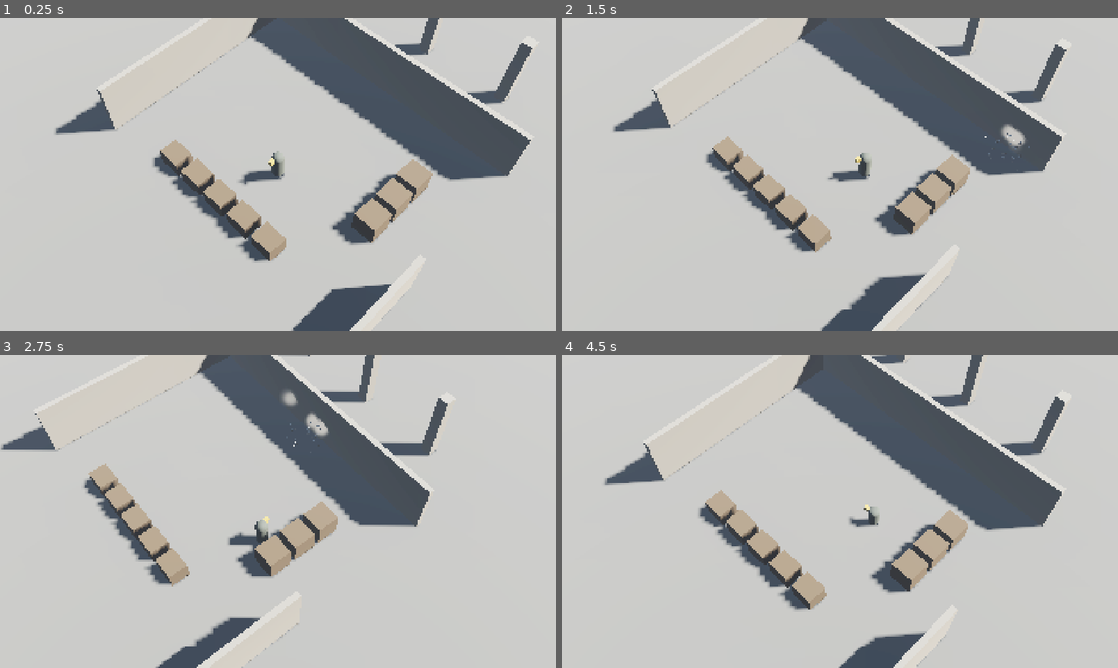
Above: before the commit, frames 1-4 (two rows, left to right).
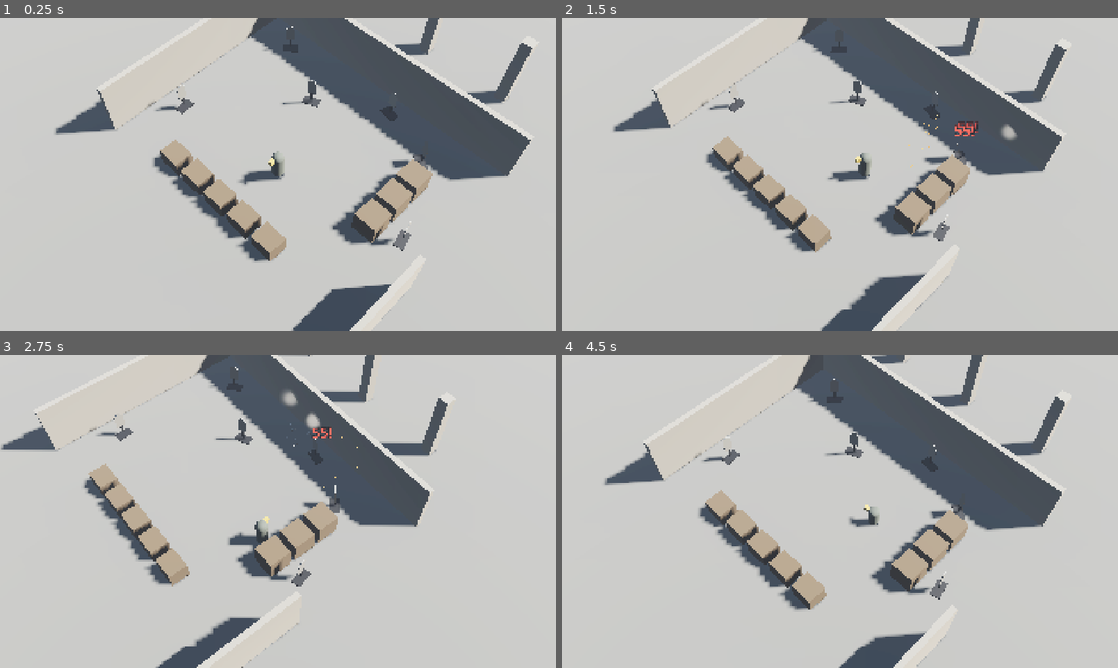
Above: after the commit, the same moments.

Repository: Shecter8ght/ring-godot
Game: Godot game, scene res://scenes/levels/test_range.tscn
Two runs of this game, one before a commit and one after it. Both use one fixed random seed, a clock stepped at 60 frames per second and the inputs below. This scene is started directly instead of the project's main scene.
Inputs (mouse positions are in pixels of both pictures, inside the frame that each line leads up to):
- Up to frame 1 (0.25 s): no input
- Up to frame 2 (1.5 s): move the mouse to (962, 158) at 0.52 s; press the mouse at (962, 158) at 0.53 s; hold D (move_right) 0.53-1.28 s; move the mouse to (728, 190) at 1.27 s; release the mouse at (728, 190) at 1.28 s; hold S (move_back) from 1.28 s (still down); right-click (728, 190) at 1.35 s
- Up to frame 3 (2.75 s): click (166, 527) at 1.55 s; move the mouse to (333, 442) at 2.02 s; release S (move_back) at 2.03 s; press the mouse at (333, 442) at 2.03 s; hold D (move_right) from 2.03 s (still down); tap Q (camera_left) at 2.1 s
- Up to frame 4 (4.5 s): move the mouse to (812, 574) at 2.77 s; release D (move_right) at 2.78 s; release the mouse at (812, 574) at 2.78 s; hold W (move_forward) 2.78-3.53 s; tap E (camera_right) at 2.85 s; click (812, 574) at 3.05 s; move the mouse to (1006, 558) at 3.52 s; press the mouse at (1006, 558) at 3.53 s; hold A (move_left) from 3.53 s (still down); tap C (crouch) at 3.6 s; tap R (reload) at 4.15 s; move the mouse to (673, 464) at 4.27 s; release the mouse at (673, 464) at 4.28 s; click (673, 464) at 4.35 s

The runs differ from the first frame. In frame 1, 0.8% of the frame differs, in the area x 26-77%, y 2-75%; in frame 2, 1.1%, in the area x 25-88%, y 7-97%; in frame 3, 1.0%; in frame 4, 0.8%.

Commit message:
combat: тир с мишенями-попперами, отдача, тряска камеры, хитмаркер, цифры урона
Co-Authored-By: Claude Opus 5.5 <noreply@anthropic.com>

Diff:
--- a/src/combat/hitscan.gd
+++ b/src/combat/hitscan.gd
@@ -22,6 +22,8 @@
 		var h := (body as Node).get_node_or_null("Health") as Health
 		if h:
 			h.apply_or_request_damage(damage, from)
+		if body is Target:
+			(body as Target).on_hit(hit.position, d, damage)
 	ImpactFx.spawn_hit(hit, d)
 	return hit
 
--- a/src/combat/surfaces.gd
+++ b/src/combat/surfaces.gd
@@ -26,6 +26,8 @@
 	var body: Object = hit.get("collider")
 	if body == null:
 		return "concrete"
+	if body is Target:
+		return "metal"
 	if body is Marauder or body is Player:
 		return "flesh"
 	var node := body as Node
--- /dev/null
+++ b/src/combat/target.gd
@@ -0,0 +1,117 @@
+class_name Target
+extends StaticBody3D
+## Мишень-«поппер»: стальной силуэт на петле у основания. Попадание откидывает его назад,
+## пружина возвращает; в голову — заваливается и встаёт через паузу. Над точкой попадания
+## всплывает урон. Для тренировки стрельбы: не стреляет, не ходит, не умирает.
+
+signal hit(damage: float, head: bool)
+
+@export var head_height: float = 1.55
+
+var _swing: float = 0.0
+var _swing_vel: float = 0.0
+var _down_timer: float = 0.0
+var _plate: Node3D
+var _mat: StandardMaterial3D
+var _flash: float = 0.0
+
+
+func _ready() -> void:
+	add_to_group("shootable")
+	collision_layer = Hitscan.LAYER_MARAUDER
+	collision_mask = 0
+	_mat = StandardMaterial3D.new()
+	_mat.albedo_color = Color(0.72, 0.7, 0.66)
+	_mat.metallic = 0.6
+	_mat.roughness = 0.45
+	_mat.emission_enabled = true
+	_mat.emission = Color(1.0, 0.55, 0.2)
+	_mat.emission_energy_multiplier = 0.0
+	var post_mat := StandardMaterial3D.new()
+	post_mat.albedo_color = Color(0.18, 0.18, 0.19)
+	post_mat.metallic = 0.7
+	post_mat.roughness = 0.5
+	_part(self, Vector3(0, 0.03, 0), Vector3(0.9, 0.06, 0.5), post_mat)
+	# Плита качается на петле у основания — всё тело силуэта внутри _plate.
+	_plate = Node3D.new()
+	_plate.position = Vector3(0, 0.1, 0)
+	add_child(_plate)
+	_part(_plate, Vector3(0, 0.35, 0), Vector3(0.12, 0.5, 0.04), post_mat)
+	_part(_plate, Vector3(0, 1.0, 0), Vector3(0.5, 0.8, 0.03), _mat)
+	_part(_plate, Vector3(0, 1.45, 0), Vector3(0.3, 0.12, 0.03), _mat)
+	var head := MeshInstance3D.new()
+	var sph := CylinderMesh.new()
+	sph.top_radius = 0.13
+	sph.bottom_radius = 0.13
+	sph.height = 0.03
+	head.mesh = sph
+	head.rotation.x = PI * 0.5
+	head.position = Vector3(0, head_height - 0.1, 0)
+	head.material_override = _mat
+	_plate.add_child(head)
+	# Коллайдер — по силуэту, неподвижный: попадания считаются по стоячей мишени.
+	var cs := CollisionShape3D.new()
+	var box := BoxShape3D.new()
+	box.size = Vector3(0.5, 1.6, 0.2)
+	cs.shape = box
+	cs.position = Vector3(0, 0.95, 0)
+	add_child(cs)
+
+
+func _part(parent: Node3D, at: Vector3, size: Vector3, mat: Material) -> void:
+	var mi := MeshInstance3D.new()
+	var bm := BoxMesh.new()
+	bm.size = size
+	mi.mesh = bm
+	mi.position = at
+	mi.material_override = mat
+	parent.add_child(mi)
+
+
+## Зовёт Hitscan: точка попадания, направление пули, урон.
+func on_hit(point: Vector3, dir: Vector3, damage: float) -> void:
+	var head := point.y - global_position.y >= head_height - 0.25
+	var dmg := damage * (Balance.TARGET_HEAD_MULT if head else 1.0)
+	# Толчок — в сторону полёта пули относительно лица мишени (+Z узла).
+	var side := signf(-dir.dot(global_basis.z)) if absf(dir.dot(global_basis.z)) > 0.05 else 1.0
+	if head:
+		_down_timer = Balance.TARGET_DOWN_SEC
+		_swing_vel += side * -Balance.TARGET_KNOCK * 3.0
+	else:
+		_swing_vel += side * -Balance.TARGET_KNOCK
+	_flash = 1.0
+	_spawn_number(point, dmg, head)
+	hit.emit(dmg, head)
+
+
+func _physics_process(delta: float) -> void:
+	var rest := 0.0
+	if _down_timer > 0.0:
+		_down_timer -= delta
+		rest = -deg_to_rad(80.0) * signf(_swing if _swing != 0.0 else -1.0)
+	# Пружина с затуханием к положению покоя.
+	var acc := (rest - _swing) * Balance.TARGET_SPRING - _swing_vel * Balance.TARGET_DAMP
+	_swing_vel += acc * delta
+	_swing = clampf(_swing + _swing_vel * delta, -deg_to_rad(85.0), deg_to_rad(85.0))
+	_plate.rotation.x = _swing
+	_flash = maxf(0.0, _flash - delta * 6.0)
+	_mat.emission_energy_multiplier = _flash * 2.5
+
+
+## Всплывающая цифра урона: жёлтая по телу, красная и крупнее — в голову.
+func _spawn_number(at: Vector3, dmg: float, head: bool) -> void:
+	var l := Label3D.new()
+	l.text = ("%d!" if head else "%d") % int(round(dmg))
+	l.font_size = 72 if head else 52
+	l.pixel_size = 0.01
+	l.billboard = BaseMaterial3D.BILLBOARD_ENABLED
+	l.no_depth_test = true
+	l.shaded = false
+	l.outline_size = 12
+	l.modulate = Color(1.0, 0.25, 0.2) if head else Color(1.0, 0.9, 0.4)
+	get_tree().current_scene.add_child(l)
+	l.global_position = at + Vector3(randf_range(-0.15, 0.15), 0.2, 0)
+	var tw := l.create_tween().set_parallel(true)
+	tw.tween_property(l, "global_position:y", l.global_position.y + 1.0, 0.7).set_ease(Tween.EASE_OUT).set_trans(Tween.TRANS_CUBIC)
+	tw.tween_property(l, "modulate:a", 0.0, 0.7).set_delay(0.25)
+	tw.chain().tween_callback(l.queue_free)
--- a/src/core/balance.gd
+++ b/src/core/balance.gd
@@ -45,6 +45,24 @@
 const AMBIENT_ENERGY := 0.35
 const FOG_DENSITY := 0.005
 
+# --- Ощущение выстрела ---
+## Тряска камеры от своего выстрела и от попадания по тебе (м смещения), затухание 1/с.
+const SHOT_SHAKE := 0.12
+const HURT_SHAKE := 0.35
+const SHAKE_DECAY := 9.0
+## Отдача: подброс ствола (корпуса) вверх, рад, и возврат, 1/с.
+const RECOIL_KICK := 0.12
+const RECOIL_RETURN := 14.0
+## Хитмаркер у курсора, с.
+const HITMARKER_SEC := 0.14
+
+# --- Мишени-попперы ---
+const TARGET_HEAD_MULT := 2.5
+const TARGET_KNOCK := 6.0
+const TARGET_SPRING := 90.0
+const TARGET_DAMP := 9.0
+const TARGET_DOWN_SEC := 1.6
+
 # --- Двери ---
 ## Скорость распахивания створки (чем больше, тем резче), 1/с.
 const DOOR_SWING_SPEED := 7.0
--- a/src/player/camera_rig.gd
+++ b/src/player/camera_rig.gd
@@ -7,6 +7,10 @@
 
 var _distance: float = Balance.CAMERA_DISTANCE
 var _target: Node3D
+var _shake: float = 0.0
+var _hitmarker: Control
+var _hitmarker_t: float = 0.0
+var _rng := RandomNumberGenerator.new()
 
 @onready var _pivot: Node3D = $Pivot
 @onready var _camera: Camera3D = $Pivot/Camera3D
@@ -19,6 +23,38 @@
 	_camera.fov = Balance.CAMERA_FOV
 	if target_path != NodePath():
 		_target = get_node(target_path)
+	_build_hitmarker()
+
+
+## Толчок камеры (выстрел, попадание по тебе); складывается и затухает сам.
+func add_shake(amount: float) -> void:
+	_shake = minf(_shake + amount, 1.0)
+
+
+## Крестик у курсора: попал; kill — крупнее и красный (голова/добил).
+func show_hitmarker(kill: bool) -> void:
+	_hitmarker_t = Balance.HITMARKER_SEC * (1.6 if kill else 1.0)
+	_hitmarker.modulate = Color(1.0, 0.25, 0.2) if kill else Color(1, 1, 1)
+	_hitmarker.scale = Vector2.ONE * (1.5 if kill else 1.0)
+
+
+func _build_hitmarker() -> void:
+	var layer := CanvasLayer.new()
+	layer.layer = 10
+	add_child(layer)
+	_hitmarker = Control.new()
+	_hitmarker.mouse_filter = Control.MOUSE_FILTER_IGNORE
+	_hitmarker.visible = false
+	layer.add_child(_hitmarker)
+	for ang in [45.0, 135.0, 225.0, 315.0]:
+		var r := ColorRect.new()
+		r.color = Color(1, 1, 1)
+		r.size = Vector2(10, 2)
+		r.position = Vector2(6, -1)
+		r.pivot_offset = Vector2(-6, 1)
+		r.rotation_degrees = ang
+		r.mouse_filter = Control.MOUSE_FILTER_IGNORE
+		_hitmarker.add_child(r)
 
 
 func set_target(node: Node3D) -> void:
@@ -44,6 +80,15 @@
 		if _target == null:
 			return
 	_camera.position.z = lerpf(_camera.position.z, _distance, minf(1.0, 6.0 * delta))
+	# Тряска — смещение камеры в её плоскости; квадрат силы, чтобы мелкие толчки были мягкими.
+	_shake = maxf(0.0, _shake - Balance.SHAKE_DECAY * _shake * delta - 0.01 * delta)
+	var s := _shake * _shake * 4.0
+	_camera.position.x = _rng.randf_range(-s, s)
+	_camera.position.y = _rng.randf_range(-s, s)
+	_hitmarker_t -= delta
+	_hitmarker.visible = _hitmarker_t > 0.0
+	if _hitmarker.visible:
+		_hitmarker.position = get_viewport().get_mouse_position()
 	SectorMaterials.set_cutaway_distance(_camera.position.z * Balance.CAMERA_CUTAWAY_NEAR, _camera.position.z * Balance.CAMERA_CUTAWAY_FAR)
 	var cursor := cursor_on_ground()
 	var lead := (cursor - _target.global_position) * Balance.CAMERA_CURSOR_LEAD
@@ -67,7 +112,7 @@
 	var dir := _camera.project_ray_normal(mouse)
 	var query := PhysicsRayQueryParameters3D.create(from, from + dir * 200.0, Hitscan.LAYER_WORLD | Hitscan.LAYER_MARAUDER | Hitscan.LAYER_DOOR)
 	var hit := get_world_3d().direct_space_state.intersect_ray(query)
-	if hit.is_empty() or not (hit.collider as Node).is_in_group("marauders"):
+	if hit.is_empty() or not ((hit.collider as Node).is_in_group("marauders") or (hit.collider as Node).is_in_group("shootable")):
 		return Vector3.ZERO
 	return hit.position
 
--- a/src/player/player.gd
+++ b/src/player/player.gd
@@ -19,6 +19,8 @@
 var fire_timer: float = 0.0
 var reload_timer: float = 0.0
 var _step_timer: float = 0.0
+## Текущий подброс корпуса от отдачи, рад — гаснет к нулю.
+var _recoil: float = 0.0
 var _rng := RandomNumberGenerator.new()
 
 @onready var _capsule: CollisionShape3D = $Capsule
@@ -33,6 +35,9 @@
 	_rng.randomize()
 	health.max_hp = Balance.PLAYER_HP
 	health.hp = health.max_hp
+	health.damaged.connect(func(_a: float, _f: Vector3) -> void:
+		if is_local() and _camera_rig is CameraRig:
+			(_camera_rig as CameraRig).add_shake(Balance.HURT_SHAKE))
 	_muzzle.visible = false
 	_apply_stance()
 	# Слушаем мир из своей позиции, а не из камеры в 28 м над головой.
@@ -88,6 +93,8 @@
 	move_and_slide()
 	_face_cursor(delta)
 	_footsteps(delta)
+	_recoil = move_toward(_recoil, 0.0, Balance.RECOIL_RETURN * _recoil * delta + 0.02 * delta)
+	_body.rotation.x = -_recoil
 
 
 ## Шаги слышны AI: радиус по стойке и бегу, только пока реально движемся.
@@ -143,6 +150,15 @@
 		var hit := Hitscan.fire(get_world_3d(), from, dir.normalized(), spread, float(Balance.PISTOL.range_m),
 			Hitscan.LAYER_WORLD | Hitscan.LAYER_DOOR | Hitscan.LAYER_MARAUDER, float(Balance.PISTOL.damage), exclude, _rng)
 		Tracer.spawn(get_tree().current_scene, from, hit.get("position", hit.get("end", from)), Color(1.0, 0.85, 0.5))
+		_recoil += Balance.RECOIL_KICK
+		var rig := _camera_rig as CameraRig
+		if rig:
+			rig.add_shake(Balance.SHOT_SHAKE)
+			var c: Object = hit.get("collider")
+			if c is Target:
+				rig.show_hitmarker(hit.position.y - (c as Target).global_position.y >= (c as Target).head_height - 0.25)
+			elif c is Marauder:
+				rig.show_hitmarker(not ((c as Marauder).get_node("Health") as Health).alive)
 		_muzzle.visible = true
 		get_tree().create_timer(0.05).timeout.connect(func() -> void: _muzzle.visible = false)
 		NoiseBus.emit(global_position, float(Balance.PISTOL.noise_m), "shot")
--- a/src/world/test_range.gd
+++ b/src/world/test_range.gd
@@ -23,6 +23,12 @@
 	# Колонны — вертикальные ориентиры для теней.
 	for x in [-5.0, 0.0, 5.0]:
 		_box(Vector3(x, 2.0, -12), Vector3(0.6, 4, 0.6), wall)
+	# Мишени-попперы: веер на 4–8 м перед стеной и две сбоку за ящиками — лицом к точке старта.
+	for spot in [Vector3(-5.5, 0, -6.5), Vector3(-2, 0, -4.5), Vector3(1.5, 0, -6.8), Vector3(4.5, 0, -5.5), Vector3(6.5, 0, -1.5), Vector3(-6.5, 0, 0.5)]:
+		var t := Target.new()
+		_props.add_child(t)
+		t.position = spot
+		t.look_at(Vector3.ZERO, Vector3.UP, true)
 
 
 func _box(at: Vector3, size: Vector3, mat: Material) -> void:
--- /dev/null
+++ b/tools/range_test.gd
@@ -0,0 +1,35 @@
+extends Node
+## Тир без рук: стреляем по мишеням (тело и голова), снимок в момент откидывания.
+
+func _ready() -> void:
+	await get_tree().process_frame
+	var inst: Node = load("res://scenes/levels/test_range.tscn").instantiate()
+	get_tree().root.add_child(inst)
+	get_tree().current_scene = inst
+	for i in range(20):
+		await get_tree().physics_frame
+	var player := get_tree().get_first_node_in_group("players") as Player
+	var cam := get_viewport().get_camera_3d()
+	var hits := [0, 0]
+	var targets := get_tree().get_nodes_in_group("shootable")
+	for t in targets:
+		(t as Target).hit.connect(func(_d: float, head: bool) -> void: hits[1 if head else 0] += 1)
+	var order := [[0, 1.0], [0, 1.0], [1, 1.5], [2, 1.0], [2, 1.5], [3, 1.0]]
+	for o in order:
+		var t := targets[o[0]] as Target
+		for k in range(3):
+			await get_tree().process_frame
+		# Камера уезжает к курсору — доводим курсор на цель, пока камера не успокоится.
+		for k in range(25):
+			Input.warp_mouse(cam.unproject_position(t.global_position + Vector3(0, o[1], 0)))
+			await get_tree().process_frame
+		player.ammo = 8
+		Input.action_press("fire")
+		await get_tree().process_frame
+		await get_tree().process_frame
+		Input.action_release("fire")
+		print("  цель %d h=%.1f: дист %.1f, курсор на теле=%s" % [o[0], o[1], player.global_position.distance_to(t.global_position), player.cursor_body != Vector3.ZERO])
+		await get_tree().create_timer(0.1).timeout
+	get_viewport().get_texture().get_image().save_png(ProjectSettings.globalize_path("res://docs/screens/range.png"))
+	print("range: мишеней %d, попаданий в тело %d, в голову %d" % [targets.size(), hits[0], hits[1]])
+	get_tree().quit(0)
--- /dev/null
+++ b/tools/range_test.tscn
@@ -0,0 +1,6 @@
+[gd_scene load_steps=2 format=3]
+
+[ext_resource type="Script" path="res://tools/range_test.gd" id="1"]
+
+[node name="RangeTest" type="Node"]
+script = ExtResource("1")
Binary file added: docs/screens/range.png
Not shown, added: src/combat/target.gd.uid
Not shown, added: tools/range_test.gd.uid
Not shown, added: RANGE.cmd
Not shown, changed: docs/STATUS.md
